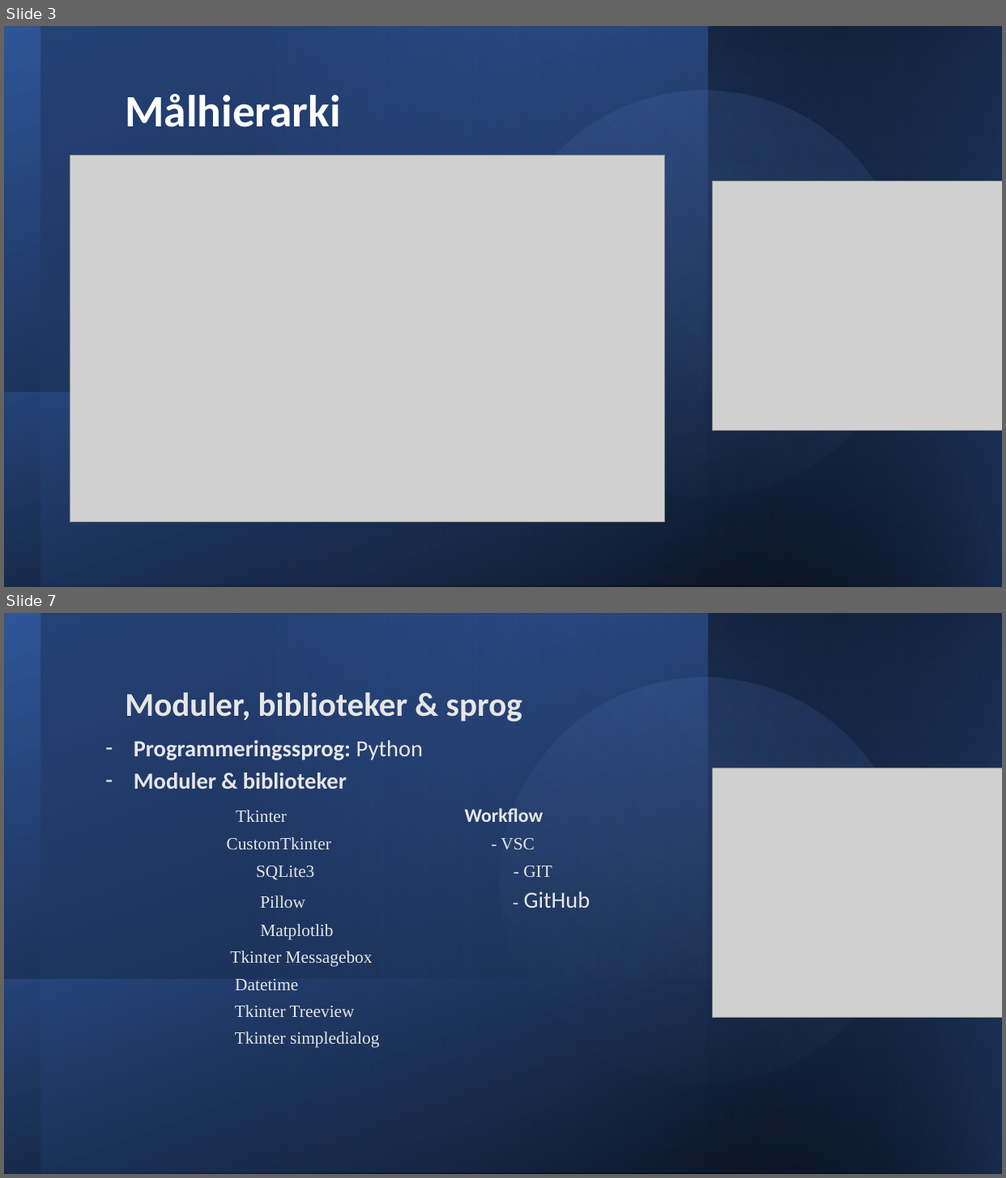
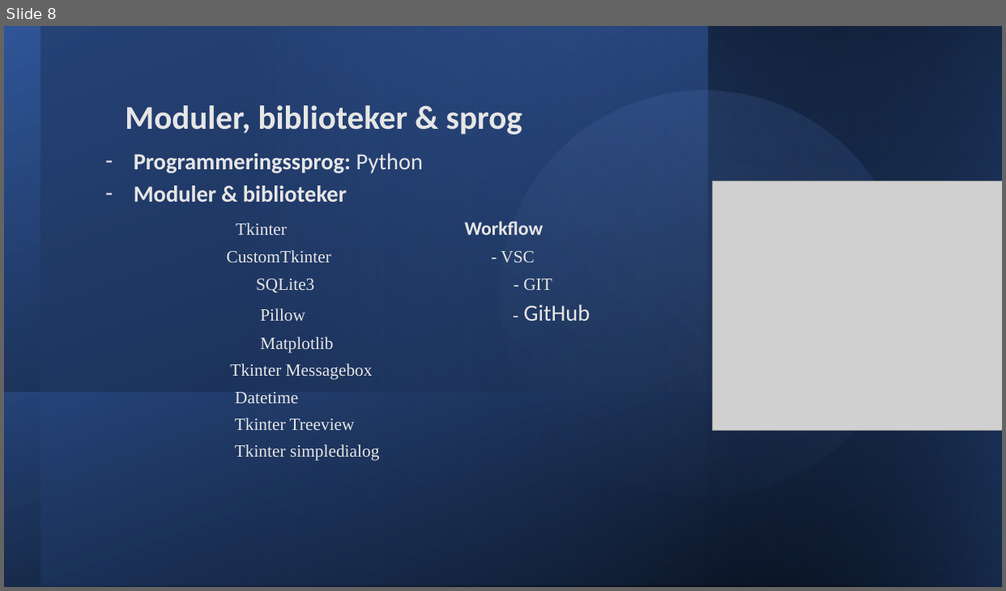
Before and after one commit to JeZoonia/Projekt-1sem, a slide deck: Præsentation/Eksamen.pptx. Shown one above the other, each under a label of ours: slides 3 and 7 before the commit, slide 8 after it; the slides between them are not shown. The pictures are 1006x1178 and 1006x591 pixels, drawn with LibreOffice and Linux fonts; fonts in the diff are those of the drawing; grey boxes stand for pictures. Boxes give left, top, right and bottom in pixels: in the first picture for what was removed or moved away, otherwise in the second. Text is boxed around its words. In the diff, an @@ line names an element or a change of style, - is before the commit and + after.

```diff
--- a/Præsentation/Eksamen.pptx
+++ b/Præsentation/Eksamen.pptx
@@ slide 3 removed at [4,26,1002,587], background #FFFFFF @@
@@ rectangle removed at [4,26,1002,587] @@
@@ rectangle removed at [41,26,1002,586] @@
@@ ellipse removed at [453,44,955,544] @@
@@ rectangle removed at [708,26,1002,587] @@
@@ rectangle removed at [709,26,1002,587] @@
@@ title removed at [125,94,340,127] @@
-Målhierarki
@@ picture removed at [70,156,665,523] @@
@@ picture removed at [713,181,1002,430] @@
@@ rectangle removed at [5,393,1002,587] @@
@@ what was slide 7 is now slide 8 @@
```
Also in this commit, not shown: 14 slides changed, 2 slides added.
